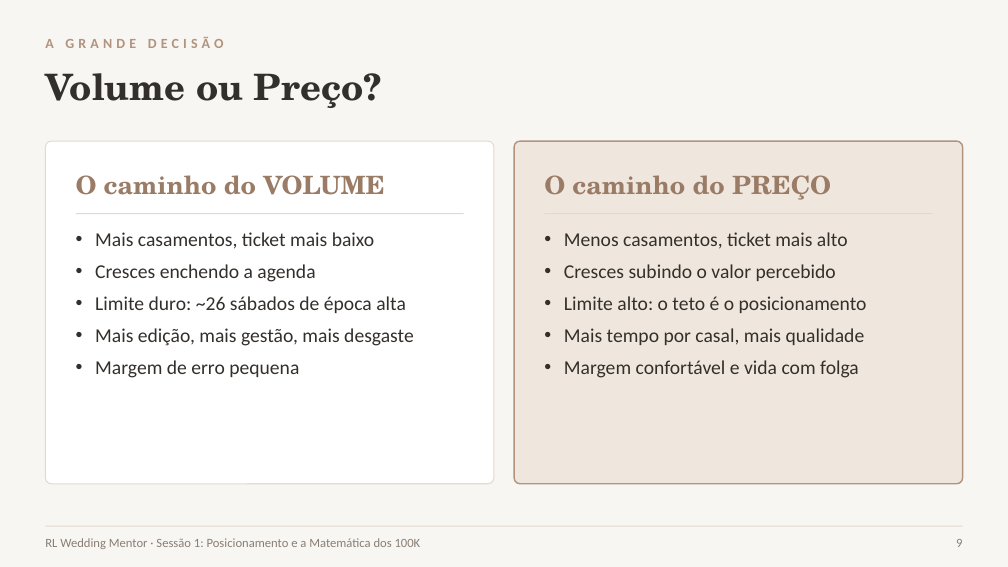
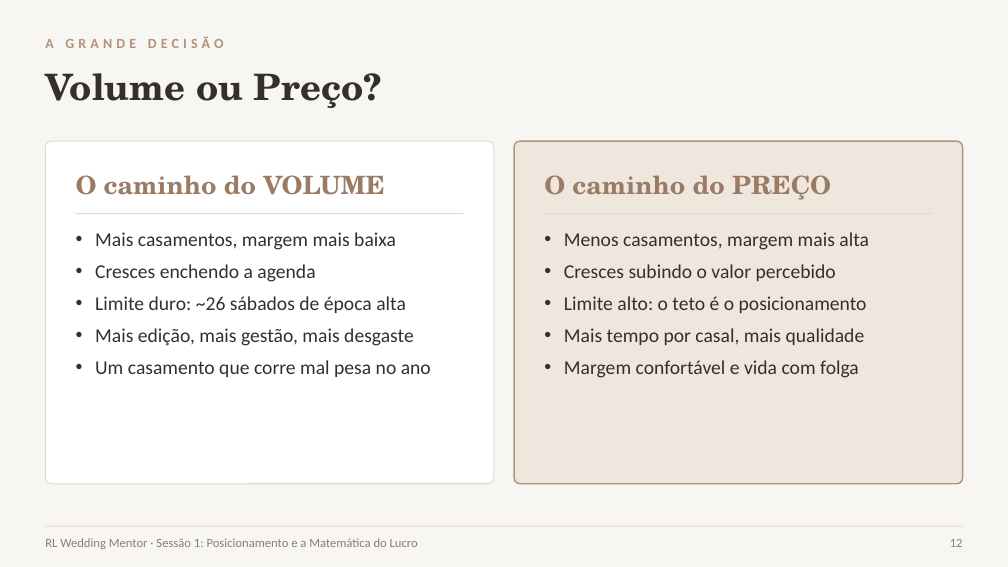
Before and after one commit to geralrlphoto/rl-menu, a slide deck: slide 12 of public/wedding-mentor-files/S1_Posicionamento.pptx (slide 9 before the commit). Drawn at 1008x567 pixels with LibreOffice and Linux fonts; fonts in the diff are those of the drawing. Boxes give left, top, right and bottom in pixels: in the first picture for what was removed or moved away, otherwise in the second. Text is boxed around its words. In the diff, an @@ line names an element or a change of style, - is before the commit and + after.

```diff
--- a/public/wedding-mentor-files/S1_Posicionamento.pptx
+++ b/public/wedding-mentor-files/S1_Posicionamento.pptx
@@ text at [95,232,396,250]: text changed @@
-• Mais casamentos, ticket mais baixo
+• Mais casamentos, margem mais baixa
@@ text at [564,232,869,250]: text changed @@
-• Menos casamentos, ticket mais alto
+• Menos casamentos, margem mais alta
@@ text at [95,360,431,377]: text changed @@
-• Margem de erro pequena
+• Um casamento que corre mal pesa no ano
@@ text at [45,538,418,549]: text changed @@
-RL Wedding Mentor · Sessão 1: Posicionamento e a Matemática dos 100K
+RL Wedding Mentor · Sessão 1: Posicionamento e a Matemática do Lucro
@@ text at [950,539,963,547]: text changed @@
-9
+12
```
Also in this commit, not shown: 17 other slides changed, 8 slides added, 5 slides removed, 32 other files.
